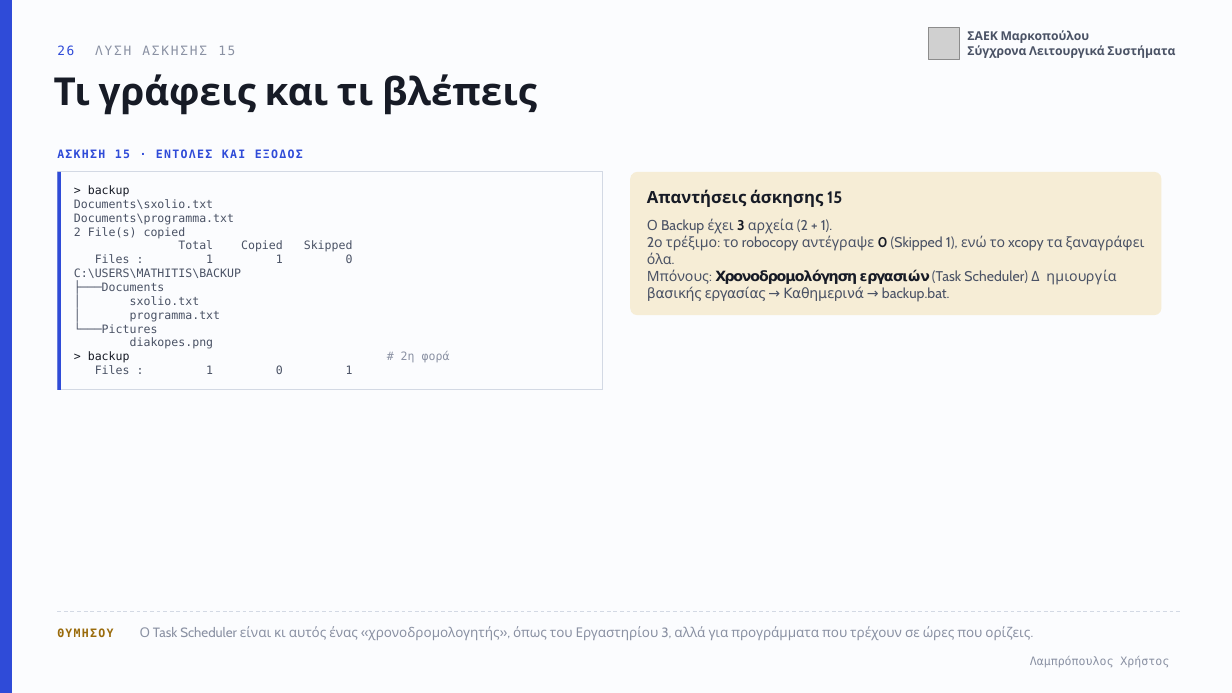
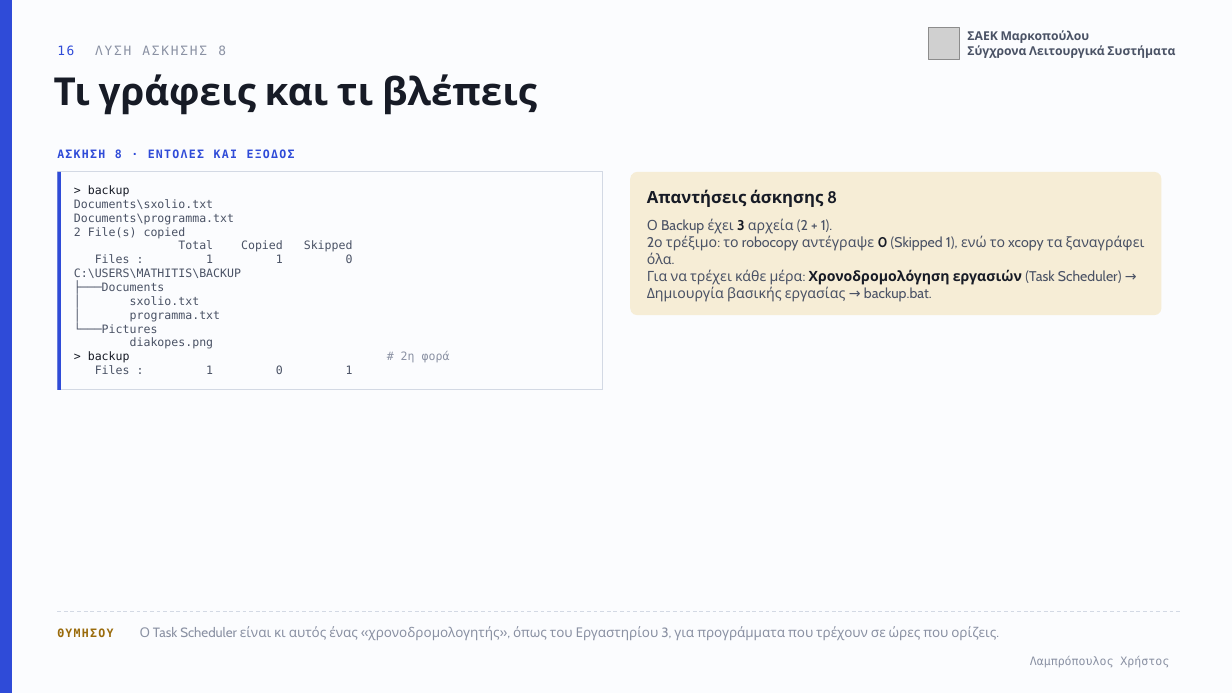
Before and after one commit to xristlamp/LAMPROPOULOS, a slide deck: slide 16 of files/markopoulo/sls-05-cmd.pptx (slide 26 before the commit). Drawn at 1232x693 pixels with LibreOffice and Linux fonts; fonts in the diff are those of the drawing; grey boxes stand for pictures. Boxes give left, top, right and bottom in pixels: in the first picture for what was removed or moved away, otherwise in the second. Text is boxed around its words. In the diff, an @@ line names an element or a change of style, - is before the commit and + after.

```diff
--- a/files/markopoulo/sls-05-cmd.pptx
+++ b/files/markopoulo/sls-05-cmd.pptx
@@ text at (57, 45, 226, 55): text changed @@
-26 ΛΥΣΗ ΑΣΚΗΣΗΣ 15
+16 ΛΥΣΗ ΑΣΚΗΣΗΣ 8
@@ text at (57, 148, 295, 160): text changed @@
-ΑΣΚΗΣΗ 15 · ΕΝΤΟΛΕΣ ΚΑΙ ΕΞΟΔΟΣ
+ΑΣΚΗΣΗ 8 · ΕΝΤΟΛΕΣ ΚΑΙ ΕΞΟΔΟΣ
@@ text at (647, 189, 837, 207): text changed @@
-Απαντήσεις άσκησης 15
+Απαντήσεις άσκησης 8
@@ text at (647, 269, 1122, 302): text changed @@
-Μπόνους: Χρονοδρομολόγηση εργασιών (Task Scheduler) → Δημιουργία βασικής εργασίας → Καθημερινά → backup.bat.
+Για να τρέχει κάθε μέρα: Χρονοδρομολόγηση εργασιών (Task Scheduler) → Δημιουργία βασικής εργασίας → backup.bat.
@@ text at (57, 626, 996, 640): text changed @@
-ΘΥΜΗΣΟΥ Ο Task Scheduler είναι κι αυτός ένας «χρονοδρομολογητής», όπως του Εργαστηρίου 3, αλλά για προγράμματα που τρέχουν σε ώρες που ορίζεις.
+ΘΥΜΗΣΟΥ Ο Task Scheduler είναι κι αυτός ένας «χρονοδρομολογητής», όπως του Εργαστηρίου 3, για προγράμματα που τρέχουν σε ώρες που ορίζεις.
```
Also in this commit, not shown: 9 other slides changed, 7 slides added, 18 slides removed, 7 other files.
